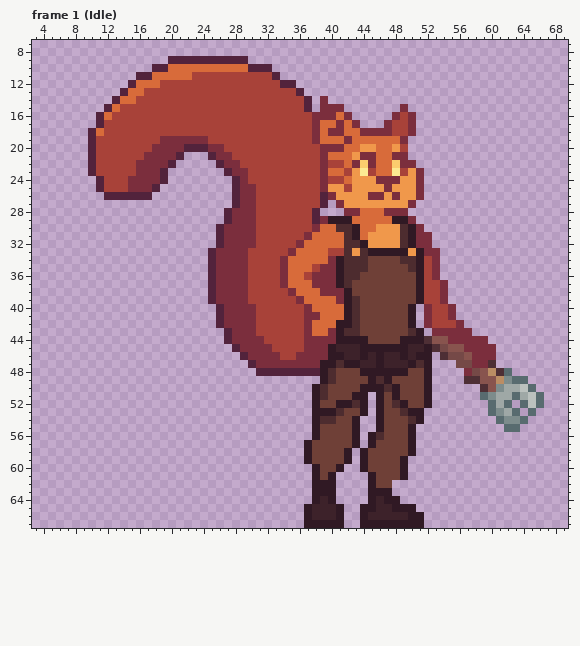
Pixel-art file -- Personal_Genessis/Animaciones/Khione_Idle.aseprite. Above, as it was before the edit.
73x68 pixels, 13 frames. Shown: frame 1 (Idle): x 3..69, y 7..67. The old version is drawn lined up with the new one, on the new canvas. The commit also changed other frames, which this record leaves out.
The same view after the edit:
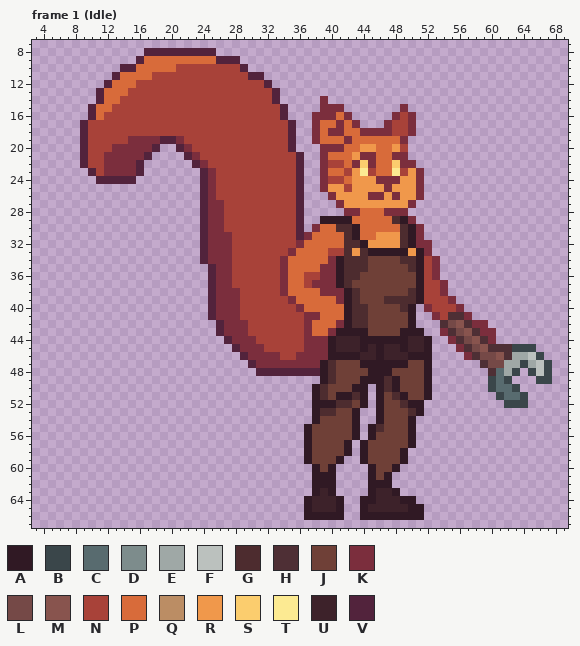
Palette (. is transparent): A #301924  B #3a464a  C #586b6f  D #7d8c8c  E #9fa8a6  F #bbc1be  G #4d2c2f  H #4e2f35  J #6f4037  K #7b2e3d  L #754947  M #88544e  N #a84239  P #d86b3a  Q #bb8d64  R #f0984b  S #fbcd6e  T #fcea92  U #3d222a  V #52233c
The edit:
canvas 73x68 -> 85x68, the old top-left corner now at 0,1 (the part of the old canvas that was cut away was empty and is not shown)
Frame 1 (Idle):
y 8: x 17..25 ......... -> VVVVVVVVV
y 9: x 16..25 ....VVVVVV -> VPPPPPPPPP; x 29 V -> .
y 10: x 14..19 ....VV -> VVPPPP; x 21..32 PPPPPPPPPVVV -> NNNNNNNNV...
y 11: x 13..22 ...VVPPPPP -> VPPPPNNNNN; x 30..33 NNNV -> VV..
y 12: x 12..18 ...VPPP -> VPPPNNN; x 32..35 NNVV -> V...
y 13: x 11..16 ...VPP -> VPPPNN; x 33..36 NNNV -> V...
y 14: x 11..15 ..VPP -> VPPNN; x 33..37 NNNNV -> V....
y 15: x 10..13 ..VP -> VPPN; x 34..37 NNNV -> V...
y 16: x 10..12 .VP -> VPN; x 34..37 NNNN -> V...
y 17: x 9..11 ..V -> VNN; x 35..37 NNN -> V..
y 18: x 9..11 .VP -> VNN; x 35..37 NNN -> V..
y 19: x 9..10 .V -> VN; x 15..20 NNNNKK -> KKKKVV; x 22..24 KKK -> NNN; x 35..37 NNN -> V..
y 20: x 9..10 .V -> VN; x 13..26 NNNNNKKKKVVVKK -> KKKKKV..VKNNNN; x 35..38 NNNN -> V...
y 21: x 9..10 .V -> VN; x 12..27 NNNNNKKKKV...VKK -> KKKKKV....VKNNNN; x 36..38 NNN -> V..
y 22: x 9..10 .V -> VN; x 12..20 NNNNKKKKV -> KKKKV....; x 23..28 ...VKK -> VKNNNN; x 36..38 NNN -> V..
y 23: x 12..19 NNNNKKKV -> KKKKV...; x 24..29 ...VKK -> VKNNNN; x 36..38 NNN -> V..
y 24: x 12..19 NNNKKKKV -> VVVV....; x 24..29 ....VK -> VKNNNN; x 36..38 NNN -> V..
y 25: x 11..18 VNNNKKKV -> ........; x 24..30 ....VKK -> VKNNNNN; x 36..38 NNN -> V..
y 26: x 12..17 VVVVVV -> ......; x 24..30 ....VKK -> VKNNNNN; x 36..39 NNNV -> V...
y 27: x 24..30 ....VKK -> VKKNNNN; x 36..39 NNNV -> V...
y 28: x 24..30 ...VKKK -> VKKNNNN; x 36..38 NNV -> V..
y 29: x 24..30 ...VKKK -> VKKNNNN; x 36..39 NNVK -> V..A; x 48 A -> G
y 30: x 24..30 ..VKKKK -> VKKNNNN; x 36..37 NN -> V.; x 46..48 RRR -> PPP
y 31: x 24..26 ..V -> VKK; x 28..30 KKK -> NNN; x 36 N -> V; x 45 R -> P; x 52 K -> .
y 32: x 24..26 ..V -> VKK; x 28..30 KKK -> NNN
y 33: x 24..25 .V -> VK; x 28..29 KK -> NN; x 53 K -> .
y 34: x 24..25 .V -> VK; x 28..29 KK -> NN
y 35: x 28..29 KK -> NN; x 38 N -> P
y 36: x 28..29 KK -> NN; x 38 K -> N
y 37: x 28..29 KK -> NN; x 37 P -> N
y 38: x 29 K -> N; x 34..35 NK -> KP; x 43 J -> G; x 50 J -> G
y 39: x 29 K -> N; x 35..36 NK -> KP; x 47..50 JJJJ -> GGGG; x 54..55 K. -> NK
y 40: x 25..26 .V -> VK; x 29..30 KK -> NN; x 36..37 NK -> KP; x 44 J -> G; x 49 J -> G; x 55..56 K. -> NK
y 41: x 25..26 .V -> VK; x 29..30 KK -> NN; x 44 J -> G; x 52..53 KN -> .K; x 55..57 K.. -> HHK
y 42: x 30 K -> N; x 41 A -> K; x 44 J -> G; x 52..59 KNNNK... -> ..HLMHKK
y 43: x 26..27 .V -> VK; x 30 K -> N; x 42..44 GGJ -> AAA; x 49..50 JG -> AA; x 53 K -> .; x 55..60 KKK... -> HLMHKK
y 44: x 31 K -> N; x 40..43 KAAA -> AUUU; x 45..48 JJJJ -> AAAA; x 50..54 AAHMM -> UUA..; x 56..60 KKKK. -> HLMHK
y 45: x 32 K -> N; x 45 A -> U; x 47..48 AA -> UU; x 53..65 HLMMKKKK..... -> ...KHLMHHHBBB
y 46: x 42..44 UUA -> AAU; x 49..50 AU -> UA; x 54..66 HLLMKKK...... -> ...KHLLMHEEFB
y 47: x 40..45 AGAAUU -> GJJJAA; x 47..51 UUUAG -> AAAJJ; x 56..67 LLKKH....... -> ...HLLEEBEFB
y 48: x 44 A -> J; x 48..49 AA -> JJ; x 57..63 KLMQHC. -> ...HCEB; x 65..67 ... -> BFB
y 49: x 44 J -> A; x 46..48 GAJ -> AGA; x 57..64 HHMMQDCC -> ...BCB..; x 66..67 .. -> BB
y 50: x 43 J -> A; x 45 A -> .; x 59..65 HMDEEFC -> .BCCB..
y 51: x 41..43 JJA -> AAG; x 48..49 AJ -> GA; x 59..62 CDEE -> ..BC; x 64..66 EFC -> B..
y 52: x 39..43 JJAAG -> AAGGJ; x 48..52 GAJJA -> JGAA.; x 60..66 CEC.CFC -> ..BBB..
y 53: x 39..41 AAG -> GGJ; x 43..44 JA -> A.; x 49..50 GA -> JG; x 60..63 CDEC -> ....; x 65 C -> .
y 54: x 39..40 GG -> JJ; x 50..51 GA -> A.; x 61..64 CDDC -> ....
y 55: x 37..38 .A -> AJ; x 45..46 .A -> AG; x 62..63 CC -> ..
y 56: x 37..38 .A -> AJ; x 46 G -> J
y 57: x 42..45 JA.A -> A.AJ
y 58: x 49..50 JA -> A.
y 59: x 41..42 JA -> A.
y 60: x 40..41 JA -> A.; x 44..45 AJ -> .A; x 48..49 JA -> A.
y 61: x 39 J -> A; x 47..49 JJA -> A..
y 62: x 46..47 JJ -> AA
y 63: x 39 A -> U; x 46..48 AA. -> UUA
y 64: x 37..38 .A -> AU; x 40..41 A. -> UA; x 44 . -> A; x 47..50 AA.. -> UUAA
y 65: x 45 A -> U; x 48..49 AA -> UU; x 51 . -> A
y 66: x 38..40 UUU -> AAA; x 45..49 UUUUU -> AAAAA
y 67: x 37..41 AAAAA -> .....; x 44..51 AAAAAAAA -> ........
